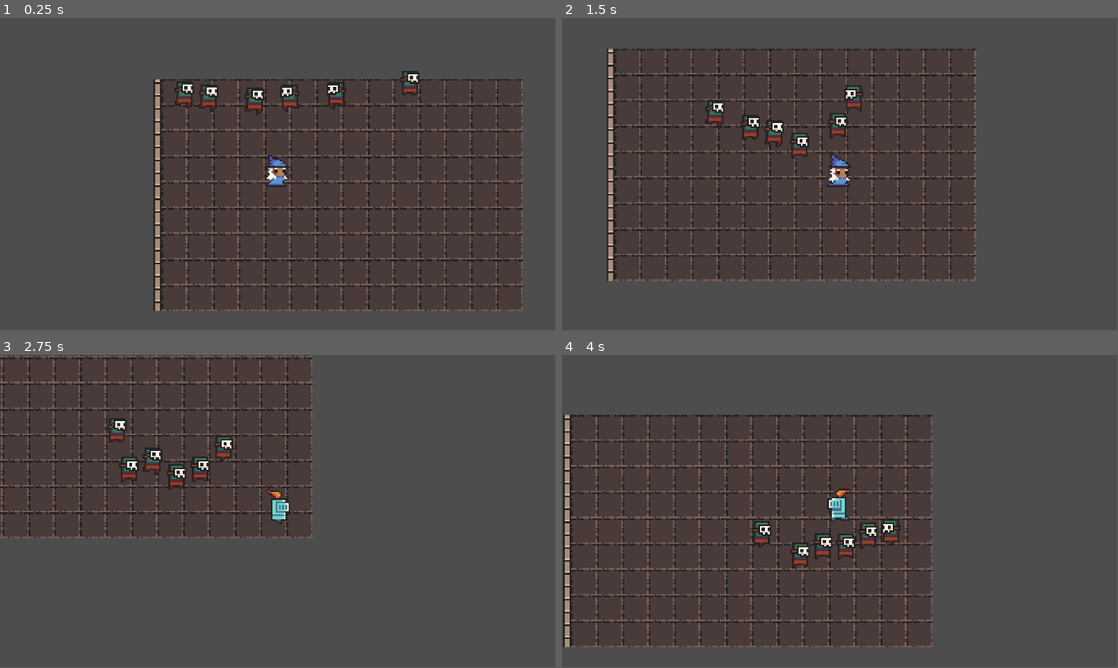
Above: before the commit, frames 1-4 (two rows, left to right).
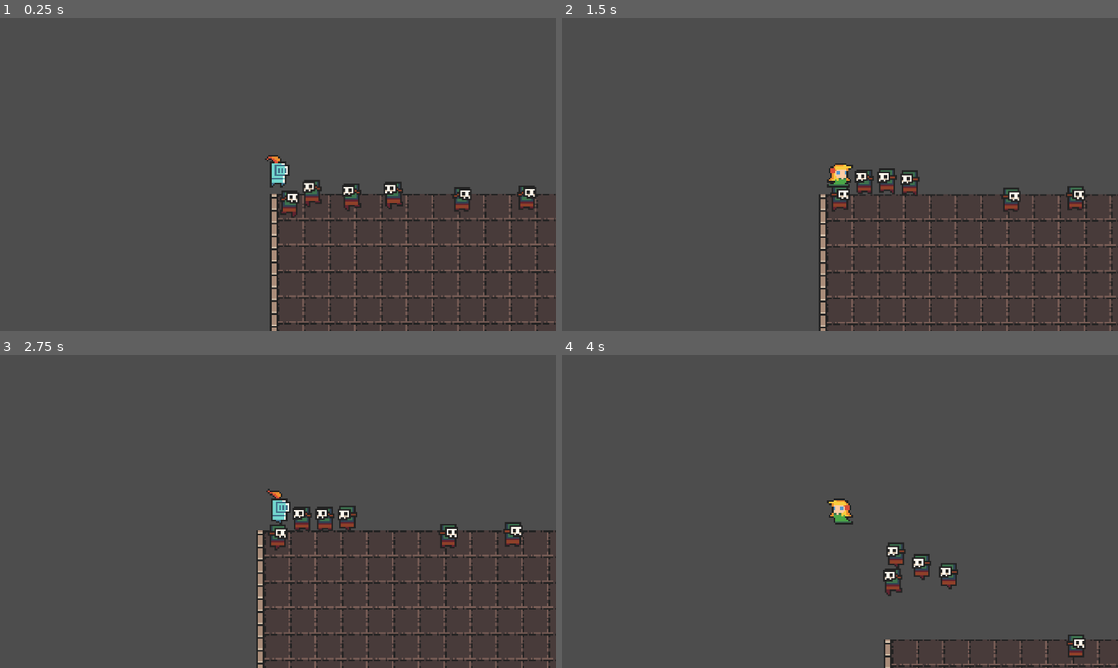
Above: after the commit, the same moments.

Repository: JakeG2004/Dunk-s-Quest
Game: Godot game, scene res://scenes/game.tscn
Two runs of this game, one before a commit and one after it. Both use one fixed random seed, a clock stepped at 60 frames per second and the inputs below.
Inputs (mouse positions are in pixels of both pictures, inside the frame that each line leads up to):
- Up to frame 1 (0.25 s): no input
- Up to frame 2 (1.5 s): move the mouse to (962, 158) at 0.52 s; hold Right (right) 0.53-1.28 s; tap Space (change_char) at 0.6, 1.35 s; move the mouse to (728, 190) at 1.27 s; hold Down (down) from 1.28 s (still down)
- Up to frame 3 (2.75 s): move the mouse to (333, 442) at 2.02 s; release Down (down) at 2.03 s; hold Right (right) from 2.03 s (still down); click (333, 442) at 2.1 s; tap Space (change_char) at 2.3 s
- Up to frame 4 (4 s): move the mouse to (812, 574) at 2.77 s; release Right (right) at 2.78 s; hold Up (up) 2.78-3.53 s; right-click (812, 574) at 2.85 s; tap Space (change_char) at 3.05, 3.6 s; move the mouse to (1006, 558) at 3.52 s; hold Left (left) from 3.53 s (still down)
In our replay, the window is 799x449 before the commit and 800x450 after it. These sizes can differ from the game's own. Grey fills any space a smaller window leaves; there, only what the larger window draws over its background counts as a difference.

The runs differ from the first frame. In frame 1, 15% of the frame differs, in the area x 27-100%, y 16-100%; in frame 2, 15%, in the area x 8-100%, y 9-100%; in frame 3, 13%; in frame 4, 12%.

Commit message:
Second commit; laptop got cooked :)

Diff:
--- a/project.godot
+++ b/project.godot
@@ -14,6 +14,10 @@
 run/main_scene="res://scenes/game.tscn"
 config/features=PackedStringArray("4.2", "Forward Plus")
 config/icon="res://icon.svg"
+
+[display]
+
+window/stretch/mode="viewport"
 
 [input]
 
--- /dev/null
+++ b/scenes/objects/players/elf.tscn
@@ -0,0 +1,140 @@
+[gd_scene load_steps=12 format=3 uid="uid://cr34unq0hqq3g"]
+
+[ext_resource type="Script" path="res://scripts/charactercontroller.gd" id="1_34wqk"]
+[ext_resource type="Texture2D" uid="uid://ds4i7ryvg76su" path="res://assets/players/elf_girl.png" id="2_kqmsr"]
+[ext_resource type="PackedScene" uid="uid://brevp6emh8irh" path="res://scenes/objects/weapons/elfWeapon.tscn" id="3_w4uu2"]
+
+[sub_resource type="Animation" id="Animation_4kvsw"]
+length = 0.001
+tracks/0/type = "value"
+tracks/0/imported = false
+tracks/0/enabled = true
+tracks/0/path = NodePath(".:frame")
+tracks/0/interp = 1
+tracks/0/loop_wrap = true
+tracks/0/keys = {
+"times": PackedFloat32Array(0),
+"transitions": PackedFloat32Array(1),
+"update": 1,
+"values": [0]
+}
+
+[sub_resource type="Animation" id="Animation_47jv8"]
+resource_name = "player_idle"
+loop_mode = 1
+tracks/0/type = "value"
+tracks/0/imported = false
+tracks/0/enabled = true
+tracks/0/path = NodePath(".:frame")
+tracks/0/interp = 1
+tracks/0/loop_wrap = true
+tracks/0/keys = {
+"times": PackedFloat32Array(0, 0.5),
+"transitions": PackedFloat32Array(1, 1),
+"update": 1,
+"values": [0, 1]
+}
+
+[sub_resource type="Animation" id="Animation_80r0u"]
+resource_name = "player_jump"
+length = 0.2
+step = 0.05
+tracks/0/type = "value"
+tracks/0/imported = false
+tracks/0/enabled = true
+tracks/0/path = NodePath(".:frame")
+tracks/0/interp = 1
+tracks/0/loop_wrap = true
+tracks/0/keys = {
+"times": PackedFloat32Array(0, 0.05, 0.1, 0.15),
+"transitions": PackedFloat32Array(1, 1, 1, 1),
+"update": 1,
+"values": [0, 4, 5, 8]
+}
+
+[sub_resource type="Animation" id="Animation_lvnrq"]
+resource_name = "player_land"
+length = 0.2
+step = 0.05
+tracks/0/type = "value"
+tracks/0/imported = false
+tracks/0/enabled = true
+tracks/0/path = NodePath(".:frame")
+tracks/0/interp = 1
+tracks/0/loop_wrap = true
+tracks/0/keys = {
+"times": PackedFloat32Array(0, 0.05, 0.1, 0.15),
+"transitions": PackedFloat32Array(1, 1, 1, 1),
+"update": 1,
+"values": [8, 5, 4, 0]
+}
+
+[sub_resource type="Animation" id="Animation_80ga8"]
+resource_name = "player_run"
+length = 0.5
+tracks/0/type = "value"
+tracks/0/imported = false
+tracks/0/enabled = true
+tracks/0/path = NodePath(".:frame")
+tracks/0/interp = 1
+tracks/0/loop_wrap = true
+tracks/0/keys = {
+"times": PackedFloat32Array(0, 0.1, 0.2, 0.3, 0.4),
+"transitions": PackedFloat32Array(1, 1, 1, 1, 1),
+"update": 1,
+"values": [4, 1, 5, 6, 7]
+}
+
+[sub_resource type="Animation" id="Animation_sefla"]
+resource_name = "player_squat"
+length = 0.1
+tracks/0/type = "value"
+tracks/0/imported = false
+tracks/0/enabled = true
+tracks/0/path = NodePath(".:frame")
+tracks/0/interp = 1
+tracks/0/loop_wrap = true
+tracks/0/keys = {
+"times": PackedFloat32Array(0),
+"transitions": PackedFloat32Array(1),
+"update": 1,
+"values": [2]
+}
+
+[sub_resource type="AnimationLibrary" id="AnimationLibrary_tjq8m"]
+_data = {
+"RESET": SubResource("Animation_4kvsw"),
+"player_idle": SubResource("Animation_47jv8"),
+"player_jump": SubResource("Animation_80r0u"),
+"player_land": SubResource("Animation_lvnrq"),
+"player_run": SubResource("Animation_80ga8"),
+"player_squat": SubResource("Animation_sefla")
+}
+
+[sub_resource type="RectangleShape2D" id="RectangleShape2D_kwhyp"]
+size = Vector2(16, 20)
+
+[node name="elf" type="CharacterBody2D" groups=["player"]]
+motion_mode = 1
+script = ExtResource("1_34wqk")
+
+[node name="playerAnim" type="AnimationPlayer" parent="."]
+root_node = NodePath("../charSprite")
+libraries = {
+"": SubResource("AnimationLibrary_tjq8m")
+}
+autoplay = "player_idle"
+
+[node name="playerCollider" type="CollisionShape2D" parent="."]
+position = Vector2(0, -2)
+shape = SubResource("RectangleShape2D_kwhyp")
+
+[node name="charSprite" type="Sprite2D" parent="."]
+position = Vector2(0, -8)
+texture = ExtResource("2_kqmsr")
+hframes = 9
+
+[node name="Camera2D" type="Camera2D" parent="."]
+zoom = Vector2(3.345, 3.345)
+
+[node name="weaponController" parent="." instance=ExtResource("3_w4uu2")]
--- /dev/null
+++ b/scenes/objects/weapons/Arrow.tscn
@@ -0,0 +1,45 @@
+[gd_scene load_steps=4 format=3 uid="uid://ct7oem6fe0ts4"]
+
+[ext_resource type="Texture2D" uid="uid://7x5eg7hvc3tw" path="res://assets/weapons/arrow.png" id="1_juax7"]
+
+[sub_resource type="GDScript" id="GDScript_x40c3"]
+script/source = "extends Sprite2D
+
+var SPEED = 2
+
+var DAMAGE = 3
+var KNOCKBACK = 1
+var HEALING = 1
+
+# Called when the node enters the scene tree for the first time.
+func _ready():
+	await get_tree().create_timer(1).timeout
+	queue_free()
+
+# Called every frame. 'delta' is the elapsed time since the previous frame.
+func _process(_delta):
+	position.x += cos(rotation - 1.57) * SPEED
+	position.y += sin(rotation - 1.57) * SPEED
+
+func init(angle, newPosition):
+	rotation = angle + 1.57
+	global_position = newPosition
+
+func _on_area_2d_body_entered(other):
+	if(other.is_in_group(\"enemy\")):
+		other.hit(DAMAGE, KNOCKBACK)
+"
+
+[sub_resource type="RectangleShape2D" id="RectangleShape2D_7v3fn"]
+size = Vector2(8, 22)
+
+[node name="lifeBolt" type="Sprite2D" groups=["weapon"]]
+texture = ExtResource("1_juax7")
+script = SubResource("GDScript_x40c3")
+
+[node name="Area2D" type="Area2D" parent="."]
+
+[node name="CollisionShape2D" type="CollisionShape2D" parent="Area2D"]
+shape = SubResource("RectangleShape2D_7v3fn")
+
+[connection signal="body_entered" from="Area2D" to="." method="_on_area_2d_body_entered"]
--- /dev/null
+++ b/scenes/objects/weapons/elfWeapon.tscn
@@ -0,0 +1,231 @@
+[gd_scene load_steps=10 format=3 uid="uid://brevp6emh8irh"]
+
+[ext_resource type="Script" path="res://scripts/elfWeapon.gd" id="1_tgpbw"]
+[ext_resource type="Texture2D" uid="uid://1sxppw74e4jd" path="res://assets/weapons/broadsword.png" id="2_nuk6q"]
+[ext_resource type="Texture2D" uid="uid://b1vmqu74f1l5l" path="res://assets/weapons/shield.png" id="3_h4i1g"]
+
+[sub_resource type="Animation" id="Animation_p104m"]
+length = 0.001
+tracks/0/type = "value"
+tracks/0/imported = false
+tracks/0/enabled = true
+tracks/0/path = NodePath("primaryWeapon:visible")
+tracks/0/interp = 1
+tracks/0/loop_wrap = true
+tracks/0/keys = {
+"times": PackedFloat32Array(0),
+"transitions": PackedFloat32Array(1),
+"update": 1,
+"values": [false]
+}
+tracks/1/type = "value"
+tracks/1/imported = false
+tracks/1/enabled = true
+tracks/1/path = NodePath("primaryWeapon/Area2D/CollisionShape2D:disabled")
+tracks/1/interp = 1
+tracks/1/loop_wrap = true
+tracks/1/keys = {
+"times": PackedFloat32Array(0),
+"transitions": PackedFloat32Array(1),
+"update": 1,
+"values": [true]
+}
+tracks/2/type = "value"
+tracks/2/imported = false
+tracks/2/enabled = true
+tracks/2/path = NodePath("primaryWeapon:texture")
+tracks/2/interp = 1
+tracks/2/loop_wrap = true
+tracks/2/keys = {
+"times": PackedFloat32Array(0),
+"transitions": PackedFloat32Array(1),
+"update": 1,
+"values": [ExtResource("2_nuk6q")]
+}
+tracks/3/type = "value"
+tracks/3/imported = false
+tracks/3/enabled = true
+tracks/3/path = NodePath("primaryWeapon/Area2D/CollisionShape2D:shape:size")
+tracks/3/interp = 1
+tracks/3/loop_wrap = true
+tracks/3/keys = {
+"times": PackedFloat32Array(0),
+"transitions": PackedFloat32Array(1),
+"update": 0,
+"values": [Vector2(6, 22)]
+}
+tracks/4/type = "value"
+tracks/4/imported = false
+tracks/4/enabled = true
+tracks/4/path = NodePath(".:rotation")
+tracks/4/interp = 1
+tracks/4/loop_wrap = true
+tracks/4/keys = {
+"times": PackedFloat32Array(0),
+"transitions": PackedFloat32Array(1),
+"update": 0,
+"values": [0.0]
+}
+tracks/5/type = "value"
+tracks/5/imported = false
+tracks/5/enabled = true
+tracks/5/path = NodePath("secondaryWeapon/StaticBody2D/CollisionShape2D:disabled")
+tracks/5/interp = 1
+tracks/5/loop_wrap = true
+tracks/5/keys = {
+"times": PackedFloat32Array(0),
+"transitions": PackedFloat32Array(1),
+"update": 1,
+"values": [true]
+}
+tracks/6/type = "value"
+tracks/6/imported = false
+tracks/6/enabled = true
+tracks/6/path = NodePath("secondaryWeapon:visible")
+tracks/6/interp = 1
+tracks/6/loop_wrap = true
+tracks/6/keys = {
+"times": PackedFloat32Array(0),
+"transitions": PackedFloat32Array(1),
+"update": 1,
+"values": [false]
+}
+
+[sub_resource type="Animation" id="Animation_4jtu4"]
+resource_name = "knight_primary"
+length = 0.3
+step = 0.05
+tracks/0/type = "value"
+tracks/0/imported = false
+tracks/0/enabled = true
+tracks/0/path = NodePath("primaryWeapon:visible")
+tracks/0/interp = 1
+tracks/0/loop_wrap = true
+tracks/0/keys = {
+"times": PackedFloat32Array(0, 0.2),
+"transitions": PackedFloat32Array(1, 1),
+"update": 1,
+"values": [true, false]
+}
+tracks/1/type = "value"
+tracks/1/imported = false
+tracks/1/enabled = true
+tracks/1/path = NodePath("primaryWeapon/Area2D/CollisionShape2D:disabled")
+tracks/1/interp = 1
+tracks/1/loop_wrap = true
+tracks/1/keys = {
+"times": PackedFloat32Array(0, 0.2),
+"transitions": PackedFloat32Array(1, 1),
+"update": 1,
+"values": [false, true]
+}
+tracks/2/type = "value"
+tracks/2/imported = false
+tracks/2/enabled = true
+tracks/2/path = NodePath("primaryWeapon:texture")
+tracks/2/interp = 1
+tracks/2/loop_wrap = true
+tracks/2/keys = {
+"times": PackedFloat32Array(0),
+"transitions": PackedFloat32Array(1),
+"update": 1,
+"values": [ExtResource("2_nuk6q")]
+}
+tracks/3/type = "value"
+tracks/3/imported = false
+tracks/3/enabled = true
+tracks/3/path = NodePath("primaryWeapon/Area2D/CollisionShape2D:shape:size")
+tracks/3/interp = 1
+tracks/3/loop_wrap = true
+tracks/3/keys = {
+"times": PackedFloat32Array(0),
+"transitions": PackedFloat32Array(1),
+"update": 0,
+"values": [Vector2(6, 22)]
+}
+tracks/4/type = "value"
+tracks/4/imported = false
+tracks/4/enabled = true
+tracks/4/path = NodePath(".:rotation")
+tracks/4/interp = 1
+tracks/4/loop_wrap = true
+tracks/4/keys = {
+"times": PackedFloat32Array(0, 0.05, 0.1, 0.15, 0.2, 0.25),
+"transitions": PackedFloat32Array(1, 1, 1, 1, 1, 1),
+"update": 0,
+"values": [-0.698132, -0.523599, 0.523599, 0.698132, 0.698132, 0.0]
+}
+
+[sub_resource type="Animation" id="Animation_y82n4"]
+resource_name = "knight_secondary"
+length = 0.02
+step = 0.02
+tracks/0/type = "value"
+tracks/0/imported = false
+tracks/0/enabled = true
+tracks/0/path = NodePath("secondaryWeapon/StaticBody2D/CollisionShape2D:disabled")
+tracks/0/interp = 1
+tracks/0/loop_wrap = true
+tracks/0/keys = {
+"times": PackedFloat32Array(0, 0.02),
+"transitions": PackedFloat32Array(1, 1),
+"update": 1,
+"values": [true, false]
+}
+tracks/1/type = "value"
+tracks/1/imported = false
+tracks/1/enabled = true
+tracks/1/path = NodePath("secondaryWeapon:visible")
+tracks/1/interp = 1
+tracks/1/loop_wrap = true
+tracks/1/keys = {
+"times": PackedFloat32Array(0, 0.02),
+"transitions": PackedFloat32Array(1, 1),
+"update": 1,
+"values": [false, true]
+}
+
+[sub_resource type="AnimationLibrary" id="AnimationLibrary_mnq37"]
+_data = {
+"RESET": SubResource("Animation_p104m"),
+"knight_primary": SubResource("Animation_4jtu4"),
+"knight_secondary": SubResource("Animation_y82n4")
+}
+
+[sub_resource type="RectangleShape2D" id="RectangleShape2D_u55li"]
+size = Vector2(6, 22)
+
+[sub_resource type="RectangleShape2D" id="RectangleShape2D_yc2mf"]
+size = Vector2(8, 26)
+
+[node name="weaponController" type="Node2D" groups=["weapon"]]
+script = ExtResource("1_tgpbw")
+
+[node name="weaponAnim" type="AnimationPlayer" parent="."]
+libraries = {
+"": SubResource("AnimationLibrary_mnq37")
+}
+
+[node name="primaryWeapon" type="Sprite2D" parent="."]
+visible = false
+rotation = -0.523599
+texture = ExtResource("2_nuk6q")
+
+[node name="Area2D" type="Area2D" parent="primaryWeapon"]
+
+[node name="CollisionShape2D" type="CollisionShape2D" parent="primaryWeapon/Area2D"]
+position = Vector2(-2.38418e-07, 8.9407e-07)
+shape = SubResource("RectangleShape2D_u55li")
+disabled = true
+
+[node name="secondaryWeapon" type="Sprite2D" parent="."]
+visible = false
+texture = ExtResource("3_h4i1g")
+
+[node name="StaticBody2D" type="StaticBody2D" parent="secondaryWeapon"]
+
+[node name="CollisionShape2D" type="CollisionShape2D" parent="secondaryWeapon/StaticBody2D"]
+shape = SubResource("RectangleShape2D_yc2mf")
+disabled = true
+
+[connection signal="body_entered" from="primaryWeapon/Area2D" to="." method="_on_area_2d_body_entered"]
--- a/scenes/objects/weapons/lifeBolt.tscn
+++ b/scenes/objects/weapons/lifeBolt.tscn
@@ -25,14 +25,14 @@
 
 func init(angle, newPosition):
 	rotation = angle + 1.57
-	position = newPosition
+	global_position = newPosition
 
 func _on_area_2d_body_entered(other):
 	if(other.is_in_group(\"enemy\")):
 		other.hit(DAMAGE, KNOCKBACK)
 
 		var tmpHit = HIT_EFFECT.instantiate()
-		tmpHit.init(global_position)
+		tmpHit.init(position)
 		get_parent().add_child(tmpHit)
 		queue_free()
 "
--- a/scenes/world.tscn
+++ b/scenes/world.tscn
@@ -1,10 +1,9 @@
-[gd_scene load_steps=9 format=3 uid="uid://dbmoqqhvnq75g"]
+[gd_scene load_steps=8 format=3 uid="uid://dbmoqqhvnq75g"]
 
 [ext_resource type="Texture2D" uid="uid://ecnvoay0qspq" path="res://assets/tilesets/0x72_DungeonTilesetII_v1.7.png" id="1_gxdbo"]
 [ext_resource type="Texture2D" uid="uid://i21yfmjvkwyx" path="res://assets/tilesets/atlas_floor-16x16.png" id="2_6spob"]
 [ext_resource type="PackedScene" uid="uid://mrb2jr56078y" path="res://scenes/objects/enemies/zombie.tscn" id="4_rofmh"]
 [ext_resource type="PackedScene" uid="uid://bmoqs6g1ce8ad" path="res://scenes/controls/characterManager.tscn" id="4_yv8hp"]
-[ext_resource type="PackedScene" uid="uid://c4wi8smdi7ah0" path="res://scenes/objects/players/wizzer.tscn" id="5_3uepc"]
 
 [sub_resource type="TileSetAtlasSource" id="TileSetAtlasSource_gnf57"]
 texture = ExtResource("1_gxdbo")
@@ -2050,6 +2049,8 @@
 format = 2
 layer_0/tile_data = PackedInt32Array(0, 1, 0, 65536, 1, 0, 131072, 1, 0, 196608, 1, 0, 262144, 1, 0, 327680, 1, 0, 3932 …(1780 unchanged characters)…
 
+[node name="characterManager" parent="." instance=ExtResource("4_yv8hp")]
+
 [node name="zombies" type="Node2D" parent="."]
 
 [node name="zombie6" parent="zombies" instance=ExtResource("4_rofmh")]
@@ -2068,8 +2069,3 @@
 
 [node name="zombie2" parent="zombies" instance=ExtResource("4_rofmh")]
 position = Vector2(154, -2)
-
-[node name="characterManager" parent="." instance=ExtResource("4_yv8hp")]
-
-[node name="player" parent="characterManager" instance=ExtResource("5_3uepc")]
-position = Vector2(72, 59)
--- a/scripts/characterManager.gd
+++ b/scripts/characterManager.gd
@@ -2,19 +2,19 @@
 
 @onready var knight = preload("res://scenes/objects/players/knight.tscn")
 @onready var wizzer = preload("res://scenes/objects/players/wizzer.tscn")
+@onready var elf = preload("res://scenes/objects/players/elf.tscn")
 
-var chars = ["Knight", "Wizzer"]
-var charPtr = 1
+var chars = ["Knight", "Wizzer", "Elf"]
+var charPtr = 0
 var currentChar = chars[charPtr]
 var HEALTH = 100
 
 # Called when the node enters the scene tree for the first time.
 func _ready():
-	pass
-
+	add_child(knight.instantiate())
 
 # Called every frame. 'delta' is the elapsed time since the previous frame.
-func _process(delta):
+func _process(_delta):
 	if(Input.is_action_just_pressed("change_char")):
 		changeChar()
 
@@ -37,4 +37,7 @@
 		"Wizzer":
 			add_child(wizzer.instantiate())
 
+		"Elf":
+			add_child(elf.instantiate())
+
 	global_position = oldPos
--- a/scripts/charactercontroller.gd
+++ b/scripts/charactercontroller.gd
@@ -74,10 +74,3 @@
 func _on_body_entered(other):
 	if(other.is_in_group("enemy")):
 		damage(other.DAMAGE)
-	if(other.is_in_group("heal")):
-		print("heal")
-
-func init(newPos):
-	print(newPos)
-	velocity = newPos
-	move_and_slide()
--- /dev/null
+++ b/scripts/elfWeapon.gd
@@ -0,0 +1,48 @@
+extends Node2D
+
+@onready var ap = get_node("weaponAnim")
+@onready var primaryWeapon = get_node("primaryWeapon")
+@onready var secondaryWeapon = get_node("secondaryWeapon")
+
+@onready var arrow = preload("res://scenes/objects/weapons/Arrow.tscn")
+
+var DAMAGE = 3
+var KNOCKBACK = 1
+var TP_RADIUS = 40
+
+@export var COOLDOWNTIME = .25
+
+var coolDown = false
+
+# Called when the node enters the scene tree for the first time.
+func _ready():
+	pass
+
+# Called every frame. 'delta' is the elapsed time since the previous frame.
+func _process(_delta):
+	pass
+
+#lifesteal
+func primary(angle):
+	if(coolDown):
+		return
+
+	coolDown = true
+
+	var tmpArrow = arrow.instantiate()
+	tmpArrow.init(angle, get_parent().position)
+
+	get_parent().get_parent().add_child(tmpArrow)
+
+	await get_tree().create_timer(COOLDOWNTIME).timeout
+	coolDown = false
+
+#AoE
+func secondary(angle):
+	print(global_position)
+	get_parent().position += Vector2(cos(angle) * TP_RADIUS, sin(angle) * TP_RADIUS)
+	print(global_position)
+
+func _on_area_2d_body_entered(other):
+	if(other.is_in_group("enemy")):
+		other.hit(DAMAGE, KNOCKBACK)
--- a/scripts/lifeSteal.gd
+++ b/scripts/lifeSteal.gd
@@ -20,4 +20,4 @@
 	position.y += sin(ANGLE) * SPEED
 
 func init(newPos):
-	position = newPos
+	global_position = newPos
--- a/scripts/wizzerWeapon.gd
+++ b/scripts/wizzerWeapon.gd
@@ -23,7 +23,6 @@
 #lifesteal
 func primary(angle):
 	secondaryWeapon.hide()
-	secondaryWeapon.scale = Vector2(1, 1)
 	secondaryWeapon.get_node("Area2D/CollisionShape2D").disabled = true
 
 	primaryWeapon.position = Vector2(cos(angle) * ATTACK_RADIUS, sin(angle) * ATTACK_RADIUS)
@@ -31,14 +30,14 @@
 
 	#FIX THIS PART
 	var tmpBolt = bolt.instantiate()
-	tmpBolt.init(angle, position)
+	tmpBolt.init(angle, get_parent().position)
 
 	get_parent().get_parent().add_child(tmpBolt)
 
 	ap.play("primary")
 
 #AoE
-func secondary(angle):
+func secondary(_angle):
 	ap.play("secondary")
 
 func _on_area_2d_body_entered(other):
Binary file changed: assets/players/elf_girl.png
Binary file added: assets/weapons/arrow.png
Not shown, added: assets/weapons/arrow.png.import
